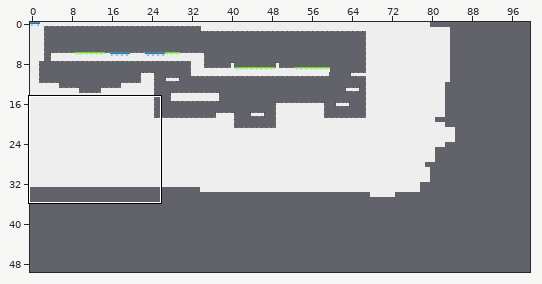
Two versions of a level (Tiled map, testLevel.tmx). The picture above shows the old version from afar; the outline marks the close-up.
Close-up. The starting point:
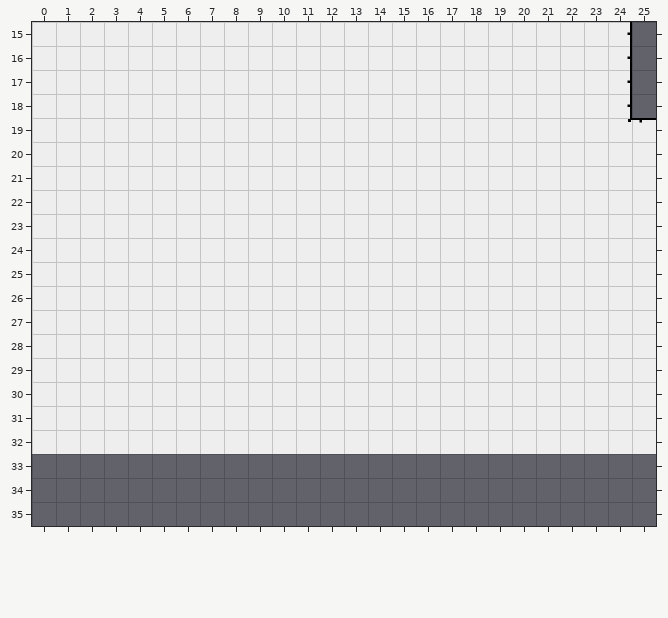
Cells are 32x32 px. Shown: x 0..25, y 15..35. The commit also changed other parts of the map, which this record leaves out.
Now the later version:
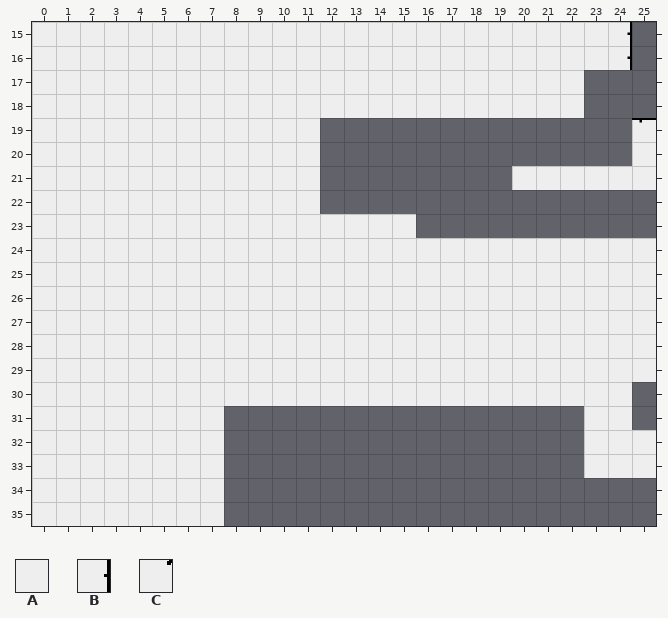
Key: from "tileSheet": A 16, B 17, C 18.
_ is an empty cell.
Change:
Layer "level":
The edit adds tile A in row 33 at x 0 to 7 and 23 to 25; in rows 34 to 35 at x 0 to 7.
The edit erases tile A in rows 17 to 18 at x 23; in row 19 at x 12 to 23; in row 20 at x 12 to 24; in row 21 at x 12 to 19; in row 22 at x 12 to 25; in row 23 at x 16 to 25.
The edit erases tile A in row 30 at x 25; in row 31 at x 8 to 22 and 25; in row 32 at x 8 to 22.
The edit erases tile B in rows 17 to 18 at x 24.
The edit erases tile C in row 19 at x 24.
